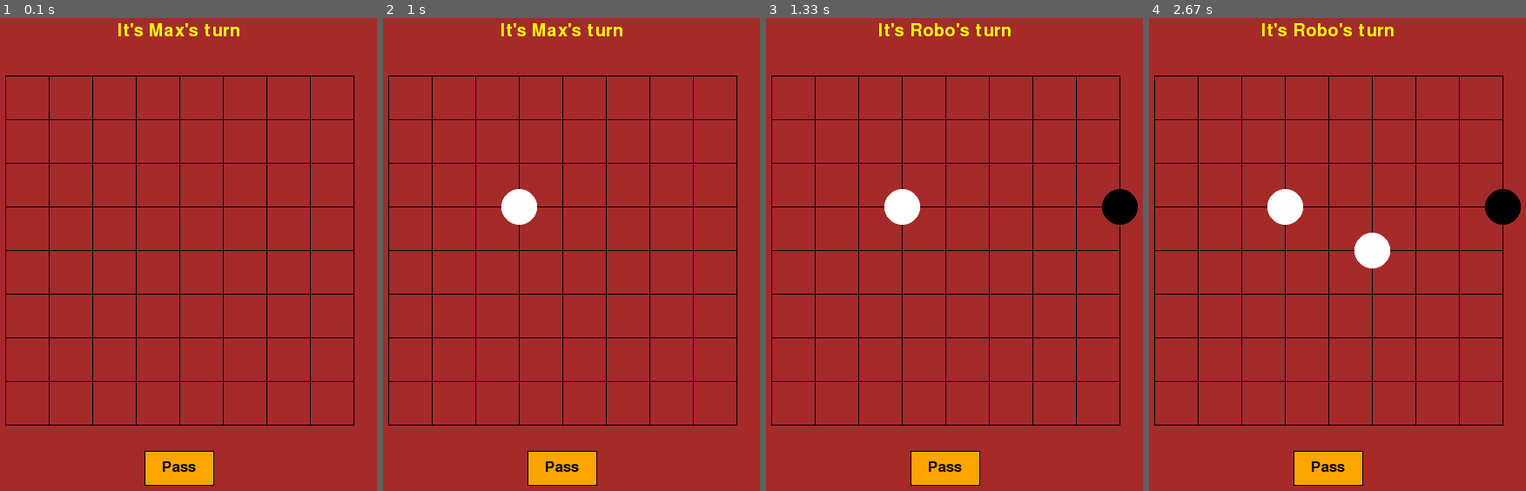
Above: before the commit, frames 1-4 (left to right).
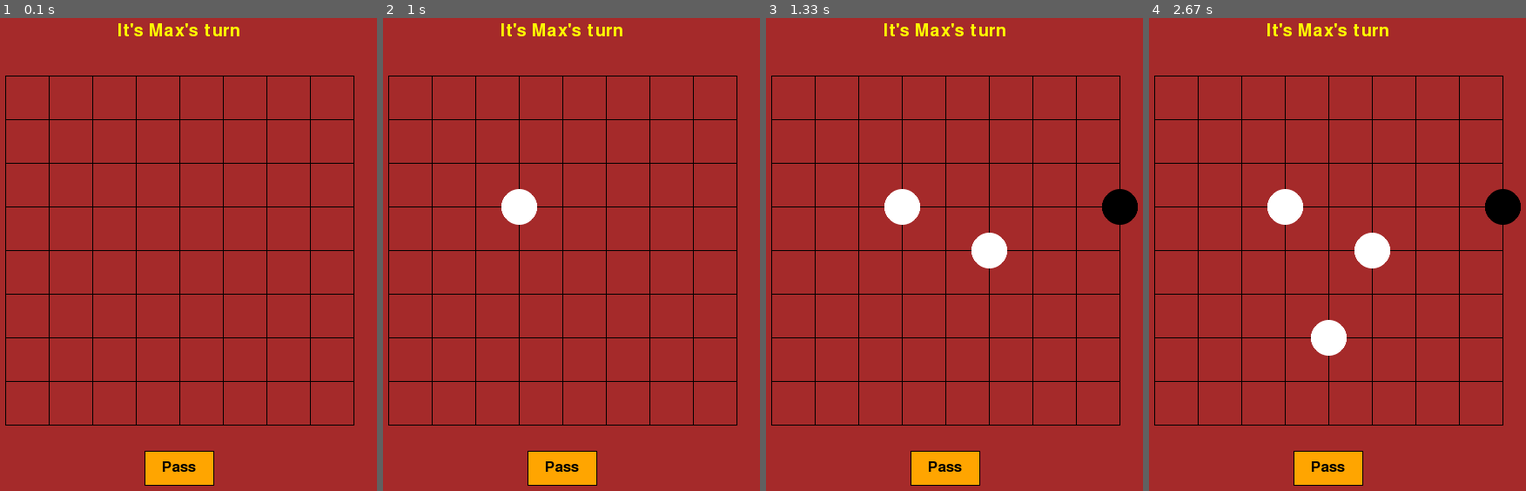
Above: after the commit, the same moments.

Repository: nathanaelbosch/GO_DILab
Game: pygame game, started from src/play/run.py
Two runs of this game, one before a commit and one after it. Both use one fixed random seed, a clock stepped at 60 frames per second and the inputs below.
Inputs (mouse positions are in pixels of both pictures, inside the frame that each line leads up to):
- Up to frame 1 (0.1 s): no input
- Up to frame 2 (1 s): click "Pass" at 0.38 s; press the mouse at (563, 467) at 0.7 s; move the mouse to (643, 344) at 0.8 s; release the mouse at (722, 221) at 0.93 s
- Up to frame 3 (1.33 s): no input
- Up to frame 4 (2.67 s): click "Pass" at 2.18 s; press the mouse at (1329, 467) at 2.5 s; move the mouse to (1326, 448) at 2.6 s

Frames 1-2 are identical in both runs. In frame 3, 1.1% of the frame differs, in the area x 30-65%, y 1-53%; in frame 4, 1.1%.

Commit message:
Added quick validity check - 0<=move<=board_size

Diff:
--- a/src/play/model/Game.py
+++ b/src/play/model/Game.py
@@ -107,6 +107,12 @@
                 self.is_running = False
                 return self.evaluate_points()  # Game ended!
             return  # There is nothing to do
+
+        # 1b. First quick validity-check
+        if (move.col + 1 > self.size or move.row + 1 > self.size or
+                move.col < 0 or move.row < 0):
+            raise InvalidMove_Error(
+                'Location is not present on the board: '+str(move))
 
         # 2. Play the stone
         loc = move.to_matrix_location()
@@ -164,7 +170,7 @@
             self.play_history.append(player + ':' + str(move))
 
     def __str__(self):
-        """Game representation = Board representation!"""
+        """Game representation = Board representation"""
         return str(self.board)
 
     def evaluate_points(self):
